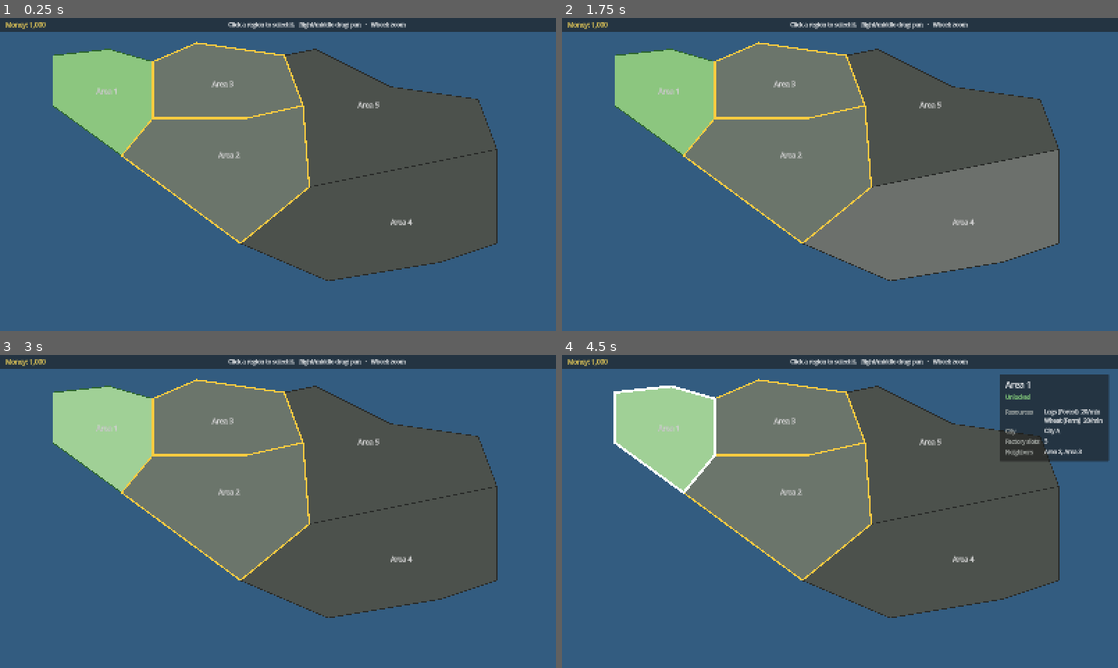
Above: before the commit, frames 1-4 (two rows, left to right).
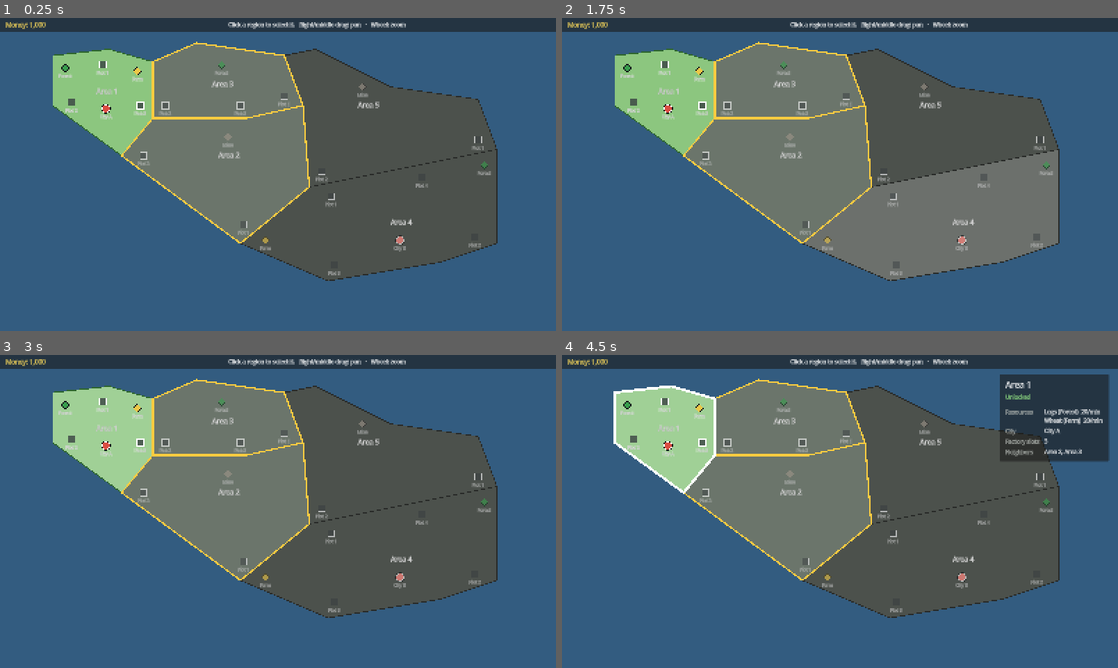
Above: after the commit, the same moments.

Repository: sgtdali/flowgame
Game: Godot game, scene res://features/worldmap/WorldMap.tscn
The game is run twice, just before and just after one commit, with the same random seed, the same clock (stepped at 60 frames per second) and the same inputs. This scene is started directly instead of the project's main scene.
Inputs (mouse positions are in pixels of both pictures, inside the frame that each line leads up to):
- Up to frame 1 (0.25 s): no input
- Up to frame 2 (1.75 s): tap A at 0.5, 1.25 s; drag from (589, 36) to (895, 105) at 0.52 s; drag from (589, 36) to (812, 237) at 1.27 s
- Up to frame 3 (3 s): tap A at 2, 2.75 s; move the mouse to (27, 373) at 2.02 s; click (27, 373) at 2.17 s; drag from (27, 373) to (111, 464) at 2.77 s
- Up to frame 4 (4.5 s): tap A at 3.5, 4.25 s; drag from (589, 373) to (867, 511) at 3.52 s; drag from (673, 464) to (589, 373) at 4.27 s

The runs differ from the first frame. In frame 1, 1.0% of the frame differs, in the area x 10-89%, y 13-83%; in frame 2, 1.1%; in frame 3, 1.0%; in frame 4, 1.0%.

Commit message:
Görev 02 adım 3: noktaların çizimi, seçimi ve nokta bilgi paneli; tıklama konumu fare olayından
Co-Authored-By: Claude Opus 5.5 <noreply@anthropic.com>

Diff:
--- a/data/raw_resource.gd
+++ b/data/raw_resource.gd
@@ -1,3 +1,4 @@
+@tool
 class_name RawResource
 extends Resource
 
--- a/features/worldmap/WorldMap.tscn
+++ b/features/worldmap/WorldMap.tscn
@@ -3,6 +3,7 @@
 [ext_resource type="Script" path="res://features/worldmap/world_map.gd" id="1_map"]
 [ext_resource type="PackedScene" path="res://features/worldmap/RegionMap.tscn" id="2_regions"]
 [ext_resource type="Script" path="res://features/worldmap/region_info_panel.gd" id="3_panel"]
+[ext_resource type="Script" path="res://features/worldmap/point_info_panel.gd" id="4_point_panel"]
 
 [node name="WorldMap" type="Node2D"]
 script = ExtResource("1_map")
@@ -181,3 +182,72 @@
 text = "-"
 horizontal_alignment = 1
 autowrap_mode = 3
+
+[node name="PointPanel" type="PanelContainer" parent="UI"]
+anchors_preset = 1
+anchor_left = 1.0
+anchor_right = 1.0
+offset_left = -340.0
+offset_top = 56.0
+offset_right = -16.0
+offset_bottom = 96.0
+grow_horizontal = 0
+script = ExtResource("4_point_panel")
+
+[node name="Margin" type="MarginContainer" parent="UI/PointPanel"]
+layout_mode = 2
+theme_override_constants/margin_left = 16
+theme_override_constants/margin_top = 14
+theme_override_constants/margin_right = 16
+theme_override_constants/margin_bottom = 16
+
+[node name="VBox" type="VBoxContainer" parent="UI/PointPanel/Margin"]
+layout_mode = 2
+theme_override_constants/separation = 8
+
+[node name="PointTitleLabel" type="Label" parent="UI/PointPanel/Margin/VBox"]
+unique_name_in_owner = true
+layout_mode = 2
+theme_override_font_sizes/font_size = 24
+text = "Point"
+
+[node name="PointKindLabel" type="Label" parent="UI/PointPanel/Margin/VBox"]
+unique_name_in_owner = true
+layout_mode = 2
+theme_override_colors/font_color = Color(0.7, 0.72, 0.7, 1)
+text = "Kind"
+
+[node name="Separator" type="HSeparator" parent="UI/PointPanel/Margin/VBox"]
+layout_mode = 2
+
+[node name="Grid" type="GridContainer" parent="UI/PointPanel/Margin/VBox"]
+layout_mode = 2
+theme_override_constants/h_separation = 14
+theme_override_constants/v_separation = 8
+columns = 2
+
+[node name="RegionCaption" type="Label" parent="UI/PointPanel/Margin/VBox/Grid"]
+layout_mode = 2
+theme_override_colors/font_color = Color(0.7, 0.72, 0.7, 1)
+text = "Region"
+
+[node name="PointRegionValue" type="Label" parent="UI/PointPanel/Margin/VBox/Grid"]
+unique_name_in_owner = true
+custom_minimum_size = Vector2(190, 0)
+layout_mode = 2
+size_flags_horizontal = 3
+autowrap_mode = 3
+text = "-"
+
+[node name="PointDetailCaption" type="Label" parent="UI/PointPanel/Margin/VBox/Grid"]
+unique_name_in_owner = true
+layout_mode = 2
+theme_override_colors/font_color = Color(0.7, 0.72, 0.7, 1)
+text = "-"
+
+[node name="PointDetailValue" type="Label" parent="UI/PointPanel/Margin/VBox/Grid"]
+unique_name_in_owner = true
+custom_minimum_size = Vector2(190, 0)
+layout_mode = 2
+size_flags_horizontal = 3
+text = "-"
--- a/features/worldmap/map_point.gd
+++ b/features/worldmap/map_point.gd
@@ -7,7 +7,8 @@
 ## Noktalar çizim sahnesinde bölge düğümünün altında durur
 ## (RegionMap.tscn → Area1/Points/...). tools/generate_points.gd bölge
 ## verisinden üretir; konum sahnede saklanır ve elle kaydırılabilir.
-## Hangi bölgeye ait olduğu sahnedeki yerinden bellidir.
+## Hangi bölgeye ait olduğu sahnedeki yerinden bellidir (get_region_view).
+## Kural hesaplamaz: soluk/seçili durumu WorldMap verir.
 
 enum Kind { RESOURCE_SITE, FACTORY_PLOT, CITY }
 
@@ -16,23 +17,107 @@
 		kind = value
 		queue_redraw()
 ## Yalnızca ham madde alanında: çıkan hammadde.
-@export var resource: RawResource
+@export var resource: RawResource:
+	set(value):
+		resource = value
+		queue_redraw()
 ## Aynı bölgedeki aynı türden noktaları ayırır. Ham madde alanında
 ## RegionData.resources içindeki sırasıdır.
 @export var slot_index: int = 0
 
-## Editörde görünen geçici işaret (asıl simgeler harita görünümünde).
-const EDITOR_RADIUS: float = 10.0
+## Tıklama/üzerine gelme yarıçapı (dünya birimi).
+const HIT_RADIUS: float = 18.0
+const SIZE: float = 11.0
+const CITY_COLOR: Color = Color(0.86, 0.3, 0.26)
+const PLOT_COLOR: Color = Color(0.2, 0.22, 0.24, 0.75)
+const SITE_COLORS: Dictionary = {
+	RawResource.SiteKind.FOREST: Color(0.22, 0.62, 0.3),
+	RawResource.SiteKind.FARM: Color(0.93, 0.78, 0.28),
+	RawResource.SiteKind.MINE: Color(0.62, 0.58, 0.54),
+}
+const OUTLINE: Color = Color(0.08, 0.09, 0.1)
+const LABEL_SIZE: int = 14
+## Kilitli bölgedeki noktanın görünürlüğü.
+const DIMMED_ALPHA: float = 0.6
+
+var _hovered: bool = false
+var _selected: bool = false
+
+
+func set_dimmed(value: bool) -> void:
+	modulate = Color(1.0, 1.0, 1.0, DIMMED_ALPHA) if value else Color.WHITE
+
+
+func set_hovered(value: bool) -> void:
+	if _hovered != value:
+		_hovered = value
+		queue_redraw()
+
+
+func set_selected(value: bool) -> void:
+	if _selected != value:
+		_selected = value
+		queue_redraw()
+
+
+func get_region_view() -> RegionView:
+	var node: Node = get_parent()
+	while node != null and not node is RegionView:
+		node = node.get_parent()
+	return node as RegionView
+
+
+## Haritada ve panelde görünen ad.
+func get_title() -> String:
+	match kind:
+		Kind.CITY:
+			# Editörde (tool) RegionData'nın fonksiyonları çağrılamaz; alanı okunur.
+			var view: RegionView = get_region_view()
+			if view != null and view.data != null and not view.data.city_name.is_empty():
+				return view.data.city_name
+			return "City"
+		Kind.RESOURCE_SITE:
+			if resource != null:
+				return RawResource.site_name(resource.site_kind)
+			return "Resource Site"
+	return "Plot %d" % (slot_index + 1)
 
 
 func _draw() -> void:
-	if not Engine.is_editor_hint():
-		return
-	var color: Color = Color(0.9, 0.9, 0.9)
+	if _selected:
+		draw_circle(Vector2.ZERO, SIZE + 9.0, Color(1.0, 1.0, 1.0, 0.35))
+		draw_arc(Vector2.ZERO, SIZE + 9.0, 0.0, TAU, 32, Color.WHITE, 3.0)
+	elif _hovered:
+		draw_circle(Vector2.ZERO, SIZE + 8.0, Color(1.0, 1.0, 1.0, 0.45))
+		draw_arc(Vector2.ZERO, SIZE + 8.0, 0.0, TAU, 32, Color(1.0, 1.0, 1.0, 0.85), 2.0)
+
 	match kind:
 		Kind.CITY:
-			color = Color(0.95, 0.35, 0.3)
+			draw_circle(Vector2.ZERO, SIZE + 3.0, Color.WHITE)
+			draw_circle(Vector2.ZERO, SIZE, CITY_COLOR)
+			draw_arc(Vector2.ZERO, SIZE + 3.0, 0.0, TAU, 32, OUTLINE, 2.0)
 		Kind.RESOURCE_SITE:
-			color = Color(0.3, 0.75, 0.35)
-	draw_circle(Vector2.ZERO, EDITOR_RADIUS, color)
-	draw_arc(Vector2.ZERO, EDITOR_RADIUS, 0.0, TAU, 24, Color.BLACK, 2.0)
+			var color: Color = Color.GRAY
+			if resource != null:
+				color = SITE_COLORS.get(resource.site_kind, Color.GRAY)
+			var s: float = SIZE + 2.0
+			var diamond: PackedVector2Array = [
+				Vector2(0.0, -s), Vector2(s, 0.0), Vector2(0.0, s), Vector2(-s, 0.0)]
+			draw_colored_polygon(diamond, color)
+			diamond.append(diamond[0])
+			draw_polyline(diamond, OUTLINE, 2.0)
+		Kind.FACTORY_PLOT:
+			var rect: Rect2 = Rect2(Vector2(-SIZE, -SIZE), Vector2(SIZE, SIZE) * 2.0)
+			draw_rect(rect, PLOT_COLOR)
+			draw_rect(rect, Color.WHITE, false, 2.0)
+
+	_draw_label()
+
+
+func _draw_label() -> void:
+	var font: Font = ThemeDB.fallback_font
+	var text: String = get_title()
+	var width: float = 160.0
+	var pos: Vector2 = Vector2(-width * 0.5, SIZE + 20.0)
+	draw_string_outline(font, pos, text, HORIZONTAL_ALIGNMENT_CENTER, width, LABEL_SIZE, 5, OUTLINE)
+	draw_string(font, pos, text, HORIZONTAL_ALIGNMENT_CENTER, width, LABEL_SIZE, Color.WHITE)
--- /dev/null
+++ b/features/worldmap/point_info_panel.gd
@@ -0,0 +1,47 @@
+class_name PointInfoPanel
+extends PanelContainer
+
+## Sağdaki nokta bilgi paneli. Seçili noktanın türünü, bölgesini ve
+## içeriğini gösterir. Kural hesaplamaz: bölgenin durumu WorldMap'ten gelir.
+
+const KIND_TEXT: Dictionary = {
+	MapPoint.Kind.RESOURCE_SITE: "Resource site",
+	MapPoint.Kind.FACTORY_PLOT: "Factory plot",
+	MapPoint.Kind.CITY: "City",
+}
+const REGION_STATUS_TEXT: Dictionary = {
+	RegionState.Status.UNLOCKED: "unlocked",
+	RegionState.Status.AVAILABLE: "locked, available",
+	RegionState.Status.LOCKED: "locked",
+}
+
+@onready var title_label: Label = %PointTitleLabel
+@onready var kind_label: Label = %PointKindLabel
+@onready var region_value: Label = %PointRegionValue
+@onready var detail_caption: Label = %PointDetailCaption
+@onready var detail_value: Label = %PointDetailValue
+
+
+func _ready() -> void:
+	hide()
+
+
+func show_point(point: MapPoint, region_status: RegionState.Status) -> void:
+	title_label.text = point.get_title()
+	kind_label.text = KIND_TEXT[point.kind]
+	var view: RegionView = point.get_region_view()
+	var region_name: String = view.data.display_name if view != null and view.data != null else "?"
+	region_value.text = "%s (%s)" % [region_name, REGION_STATUS_TEXT[region_status]]
+	# Şehir talebi ayrı görev; şimdilik şehirde ayrıntı satırı yok.
+	detail_caption.visible = point.kind != MapPoint.Kind.CITY
+	detail_value.visible = detail_caption.visible
+	match point.kind:
+		MapPoint.Kind.RESOURCE_SITE:
+			detail_caption.text = "Produces"
+			detail_value.text = "%s  %d/min" % [point.resource.display_name,
+					point.resource.extraction_per_minute] if point.resource != null else "-"
+		MapPoint.Kind.FACTORY_PLOT:
+			detail_caption.text = "Status"
+			detail_value.text = "Empty"
+	show()
+	reset_size()
--- a/features/worldmap/world_map.gd
+++ b/features/worldmap/world_map.gd
@@ -3,7 +3,8 @@
 ## Harita ekranı: bölgeleri durumlarıyla gösterir, seçimi ve kamerayı yönetir.
 ##
 ## Kural hesaplamaz: bölge durumu RegionState'ten gelir. Tıklanan bölge,
-## bölgelerin CollisionPolygon2D'lerine fizik sorgusuyla bulunur.
+## bölgelerin CollisionPolygon2D'lerine fizik sorgusuyla bulunur. Noktaya
+## tıklama bölgeye tıklamadan önceliklidir (yarıçap kontrolü).
 
 const MIN_ZOOM: float = 0.6
 const MAX_ZOOM: float = 3.0
@@ -15,10 +16,15 @@
 @onready var region_map: Node2D = $RegionMap
 @onready var map_bounds: Control = $RegionMap/MapBounds
 @onready var info_panel: RegionInfoPanel = $UI/InfoPanel
+@onready var point_panel: PointInfoPanel = $UI/PointPanel
 @onready var money_label: Label = %MoneyLabel
 
 var state: RegionState = RegionState.new()
 var selected: RegionView = null
+var selected_point: MapPoint = null
+
+var _points: Array[MapPoint] = []
+var _hovered_point: MapPoint = null
 
 var _panning: bool = false
 var _target_zoom: Vector2 = Vector2.ONE
@@ -28,6 +34,8 @@
 	# Area2D'lerin fare üzerine gelme sinyalleri için gerekli.
 	get_viewport().physics_object_picking = true
 	_target_zoom = camera.zoom
+	for node: Node in region_map.find_children("*", "MapPoint", true, false):
+		_points.append(node as MapPoint)
 	info_panel.unlock_requested.connect(_on_unlock_requested)
 	refresh_statuses()
 	_update_money()
@@ -41,6 +49,10 @@
 	for view: RegionView in _views():
 		if view.data != null:
 			view.set_status(state.status(view.data.id))
+	# Kilitli bölgenin noktaları görünür ama soluk.
+	for point: MapPoint in _points:
+		var view: RegionView = point.get_region_view()
+		point.set_dimmed(view == null or view.data == null or not state.is_unlocked(view.data.id))
 
 
 func _unhandled_input(event: InputEvent) -> void:
@@ -53,26 +65,68 @@
 		elif button.button_index in [MOUSE_BUTTON_RIGHT, MOUSE_BUTTON_MIDDLE]:
 			_panning = button.pressed
 		elif button.pressed and button.button_index == MOUSE_BUTTON_LEFT:
-			_select(_region_at(get_global_mouse_position()))
+			var world: Vector2 = _event_to_world(button.position)
+			var point: MapPoint = _point_at(world)
+			if point != null:
+				_select_point(point)
+			else:
+				_select(_region_at(world))
 		return
 	var motion: InputEventMouseMotion = event as InputEventMouseMotion
 	if motion != null and _panning:
 		camera.position -= motion.relative / camera.zoom
 		_clamp_camera()
+	elif motion != null:
+		_set_hovered_point(_point_at(_event_to_world(motion.position)))
+
+
+## Olayın ekran konumunu dünya koordinatına çevirir (kamera ve yakınlaştırma dahil).
+func _event_to_world(screen_position: Vector2) -> Vector2:
+	return get_canvas_transform().affine_inverse() * screen_position
 
 
 func _select(view: RegionView) -> void:
-	if selected != null:
-		selected.set_selected(false)
+	_clear_selection()
 	selected = view
 	if selected != null:
 		selected.set_selected(true)
 	_update_panel()
 
 
+func _select_point(point: MapPoint) -> void:
+	_clear_selection()
+	selected_point = point
+	point.set_selected(true)
+	_update_panel()
+
+
+func _clear_selection() -> void:
+	if selected != null:
+		selected.set_selected(false)
+	if selected_point != null:
+		selected_point.set_selected(false)
+	selected = null
+	selected_point = null
+
+
+func _set_hovered_point(point: MapPoint) -> void:
+	if point == _hovered_point:
+		return
+	if _hovered_point != null:
+		_hovered_point.set_hovered(false)
+	_hovered_point = point
+	if point != null:
+		point.set_hovered(true)
+
+
 func _update_panel() -> void:
+	info_panel.hide()
+	point_panel.hide()
+	if selected_point != null:
+		var view: RegionView = selected_point.get_region_view()
+		point_panel.show_point(selected_point, state.status(view.data.id))
+		return
 	if selected == null or selected.data == null:
-		info_panel.hide()
 		return
 	var region_id: StringName = selected.data.id
 	info_panel.show_region(selected.data, state.status(region_id), state.unlock_cost(),
@@ -88,6 +142,18 @@
 
 func _update_money() -> void:
 	money_label.text = "Money: %s" % RegionInfoPanel.format_money(state.money)
+
+
+## Dünya noktasına en yakın, HIT_RADIUS içindeki nokta.
+func _point_at(world_point: Vector2) -> MapPoint:
+	var best: MapPoint = null
+	var best_distance: float = MapPoint.HIT_RADIUS
+	for point: MapPoint in _points:
+		var distance: float = point.global_position.distance_to(world_point)
+		if distance <= best_distance:
+			best = point
+			best_distance = distance
+	return best
 
 
 func _region_at(world_point: Vector2) -> RegionView:
Not shown, added: features/worldmap/point_info_panel.gd.uid
